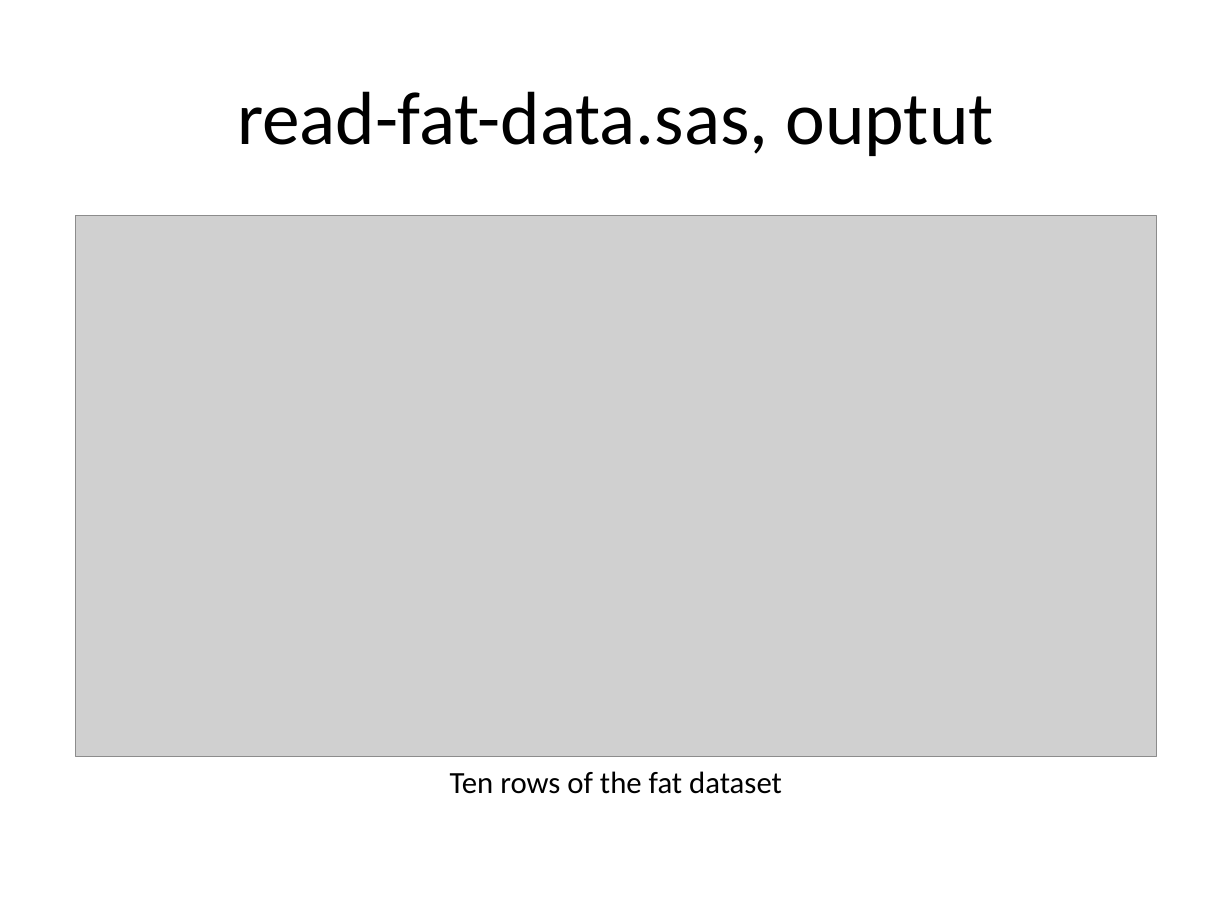
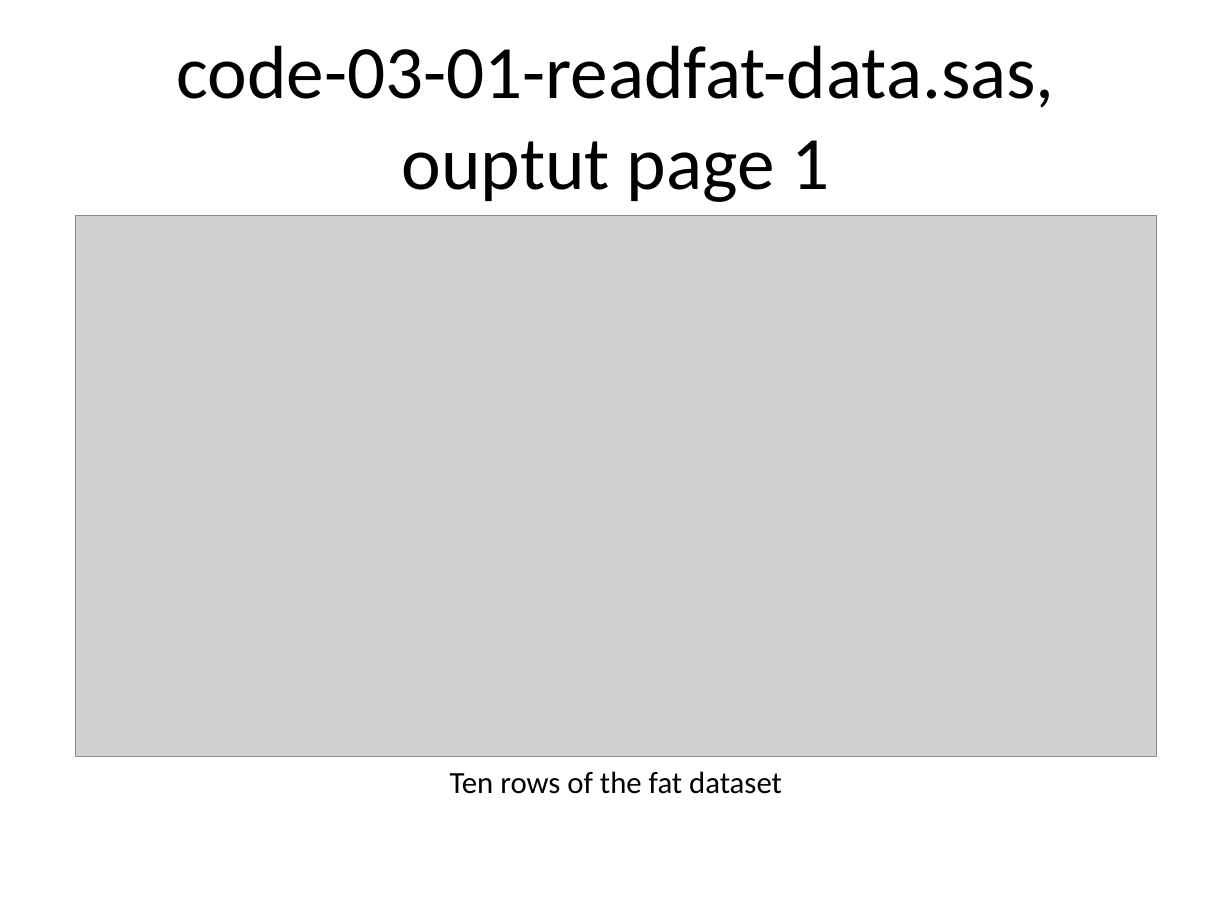
Before and after one commit to classes-simon/5507, a slide deck: slide 7 of module03/src/slides-and-speaker-notes-03.pptx. Drawn at 1232x924 pixels with LibreOffice and Linux fonts; fonts in the diff are those of the drawing; grey boxes stand for pictures. Boxes give left, top, right and bottom in pixels: in the first picture for what was removed or moved away, otherwise in the second. Text is boxed around its words. In the diff, an @@ line names an element or a change of style, - is before the commit and + after.

```diff
--- a/module03/src/slides-and-speaker-notes-03.pptx
+++ b/module03/src/slides-and-speaker-notes-03.pptx
@@ title at bbox=[176, 45, 1055, 202]: text changed @@
-read-fat-data.sas, ouptut
+code-03-01-readfat-data.sas, ouptut page 1
```
Also in this commit, not shown: 7 other slides changed, 2 slides added, 3 other files.
